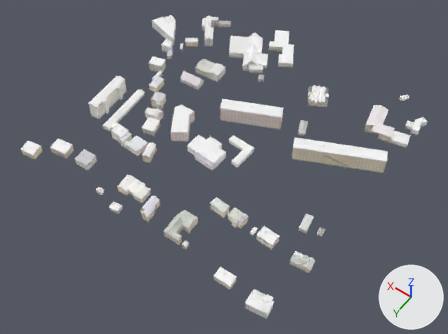
The glTF model world/buildings/b_7_7.glb, before and after one commit.
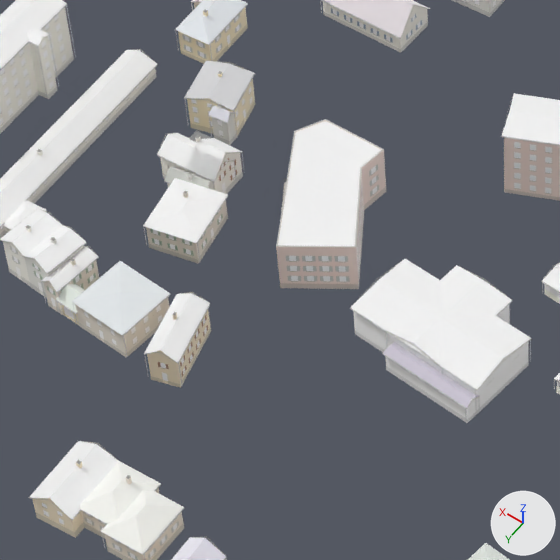
There are two pictures of each version: one whole from a camera (50 mm lens) standing at (1725.0, -1633.0, 708.0) and looking at (1911.1, -1893.5, 298.8), one close up on the part from 25% to 52% of the width and 24% to 60% of the height. The lights are fixed; the arrows at lower right show +X, +Y and +Z. The first two pictures are the older version. Vertices at exactly the same position are counted once.

Objects in the first close-up: 'bld'.
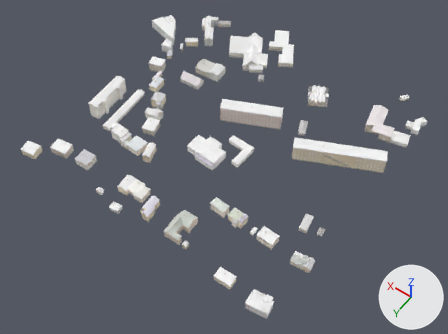
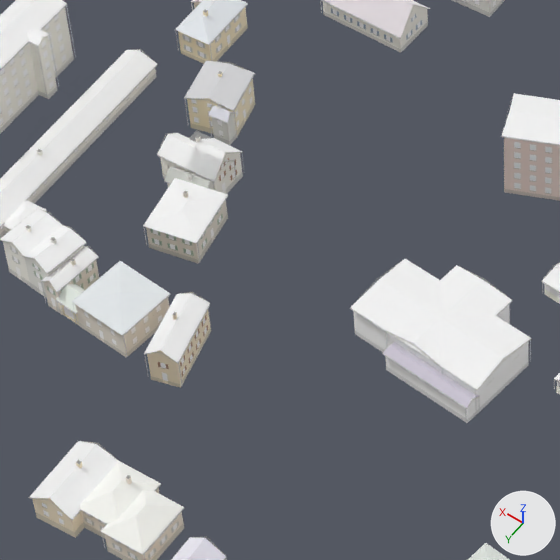
Location of each change, (x1, y1, x2, y2) in pixels of the close-ups (560 x 560 px):
part 1 of me_bld, deleted: before (276, 119, 386, 289)

What changed in the scene script:
```text
Change me_bld:
    used by ob_bld; location = (0.0, 0.0, 0.0)
    remove me_bld.from_pydata(...)  # 35416 vertices, 27604 faces; spans x 1791.0..2061.0, y -2051.0..-1790.0, z 314.0..332.0
    add me_bld.from_pydata(...)  # 33566 vertices, 25966 faces; spans x 1791.0..2061.0, y -2051.0..-1790.0, z 314.0..332.0
    me_bld part 1: 307 loose pieces with 1850 vertices, spanning x 1943.0..1970.0, y -1910.0..-1880.0, z 315.0..327.0, are deleted
```
